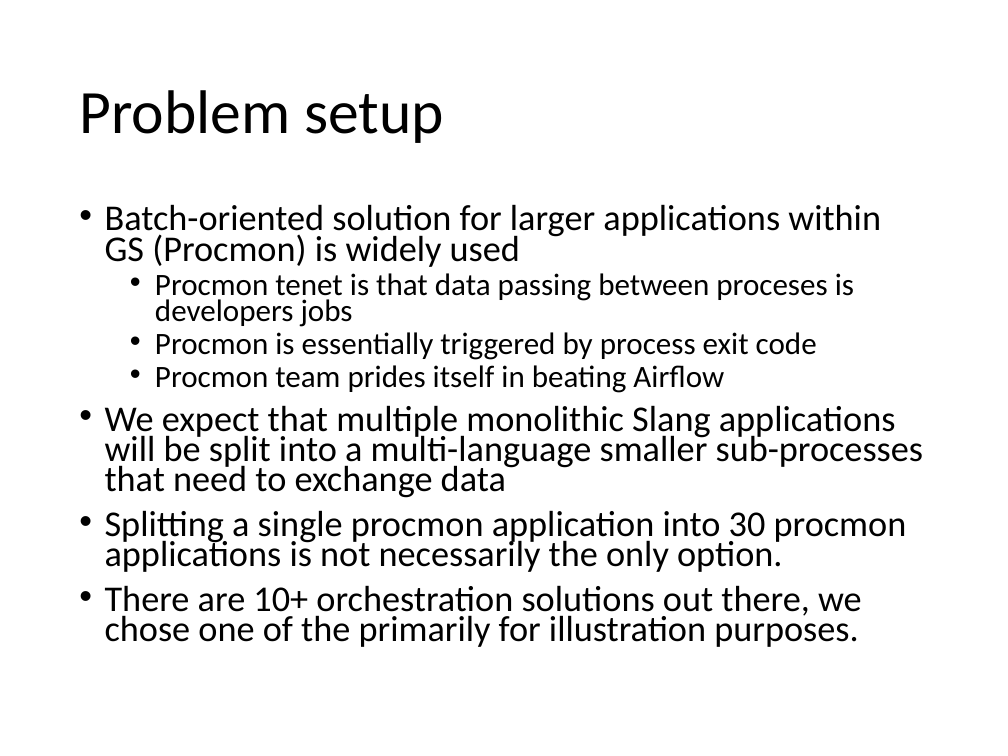
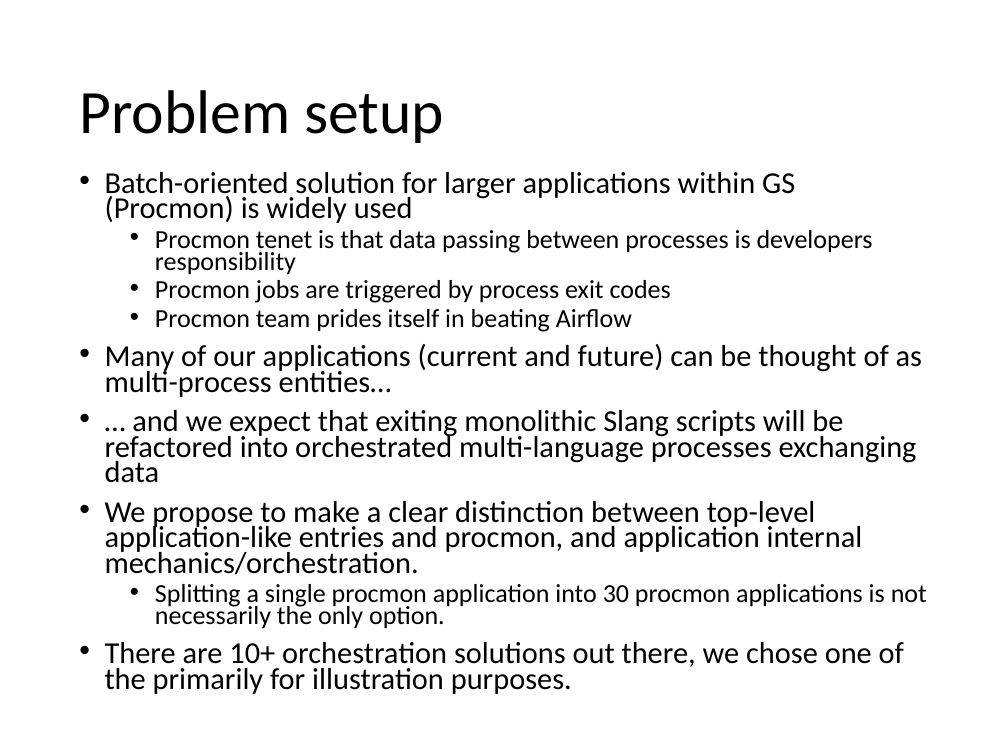
Before and after one commit to zconsult/am_temporal, a slide deck: slide 2 of Temporal.pptx. Drawn at 1008x756 pixels with LibreOffice and Linux fonts; fonts in the diff are those of the drawing. Boxes give left, top, right and bottom in pixels: in the first picture for what was removed or moved away, otherwise in the second. Text is boxed around its words. In the diff, an @@ line names an element or a change of style, - is before the commit and + after.

```diff
--- a/Temporal.pptx
+++ b/Temporal.pptx
@@ text "Batch-oriented solution for larger applications ...": place and size @@
-text "Batch-oriented solution for larger applications ..." at <box>105,204,924,647</box>
+text "Batch-oriented solution for larger applications ..." at <box>105,172,927,694</box>
@@ text at <box>105,172,927,694</box>: size 25.9 to 21.7 pt in "Batch-oriented solution for larger applications within GS ...", "There are 10+ orchestration solutions out there, ..."; size 22.2 to 18.6 pt in "Procmon team prides itself in beating Airflow"; size 25.9 to 18.6 pt in "Splitting a single procmon application into 30 ..."; list level 1 to 2 in "Splitting a single procmon application ..." @@
@@ text at <box>155,230,873,303</box>: text changed; size 22.2 to 18.6 pt @@
-  • Procmon tenet is that data passing between proceses is developers jobs
-  • Procmon is essentially triggered by process exit code
+  • Procmon tenet is that data passing between processes is developers responsibility
+  • Procmon jobs are triggered by process exit codes
@@ text at <box>105,344,922,575</box>: text changed; size 25.9 to 21.7 pt @@
-• We expect that multiple monolithic Slang applications will be split into a multi-language smaller sub-processes that need to exchange data
+• Many of our applications (current and future) can be thought of as multi-process entities…
+• … and we expect that exiting monolithic Slang scripts will be refactored into orchestrated multi-language processes exchanging data
+• We propose to make a clear distinction between top-level application-like entries and procmon, and application internal mechanics/orchestration.
```
Also in this commit, not shown: 3 other slides changed, 3 slides added, 1 other file.
